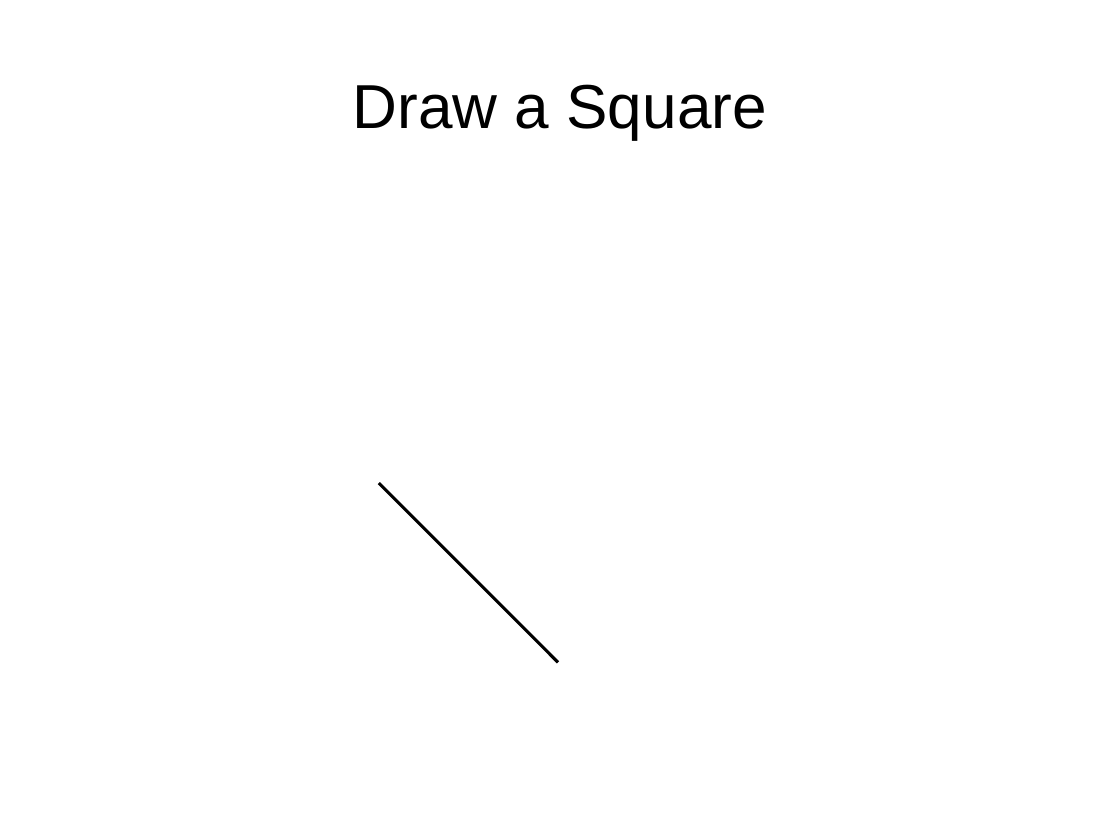
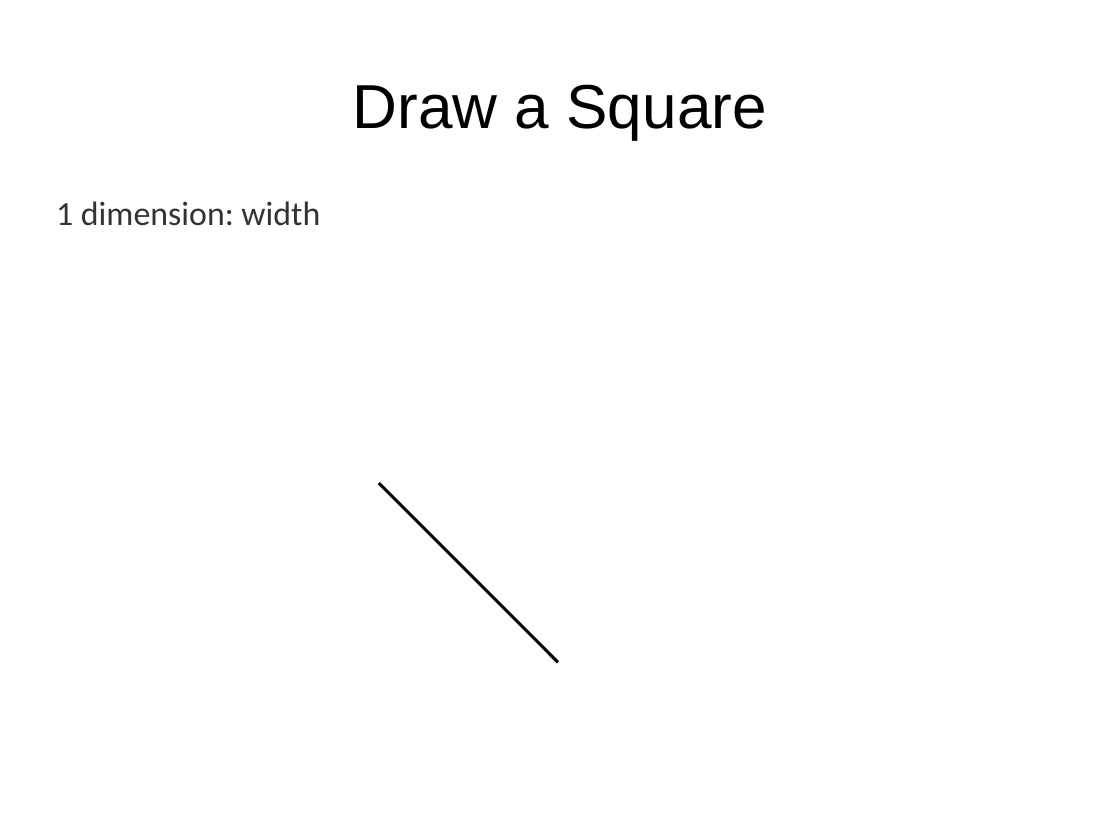
Before and after one commit to tigerfarm/tfpfiles, a slide deck: slide 3 of books/content/cubes/2DrawSquare1a.odp (slide 2 before the commit). Drawn at 1120x840 pixels with LibreOffice and Linux fonts; fonts in the diff are those of the drawing; background and template pictures are left out. Boxes give left, top, right and bottom in pixels: in the first picture for what was removed or moved away, otherwise in the second. Text is boxed around its words. In the diff, an @@ line names an element or a change of style, - is before the commit and + after.

```diff
--- a/books/content/cubes/2DrawSquare1a.odp
+++ b/books/content/cubes/2DrawSquare1a.odp
@@ text added at bbox=[56, 201, 320, 226], 24 pt, text #333333 @@
+1 dimension: width
```
Also in this commit, not shown: 2 other slides changed, 10 slides added, 2 other files.
